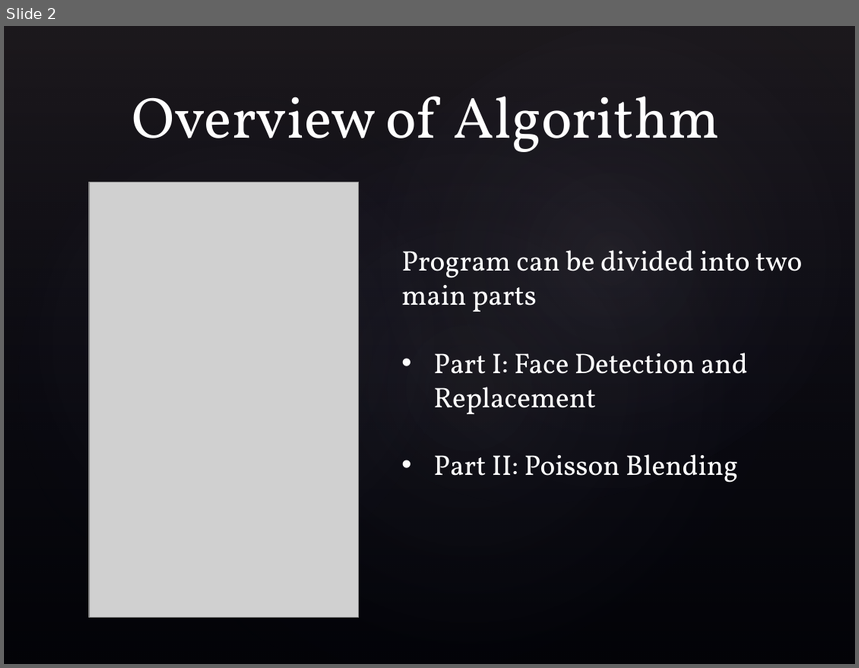
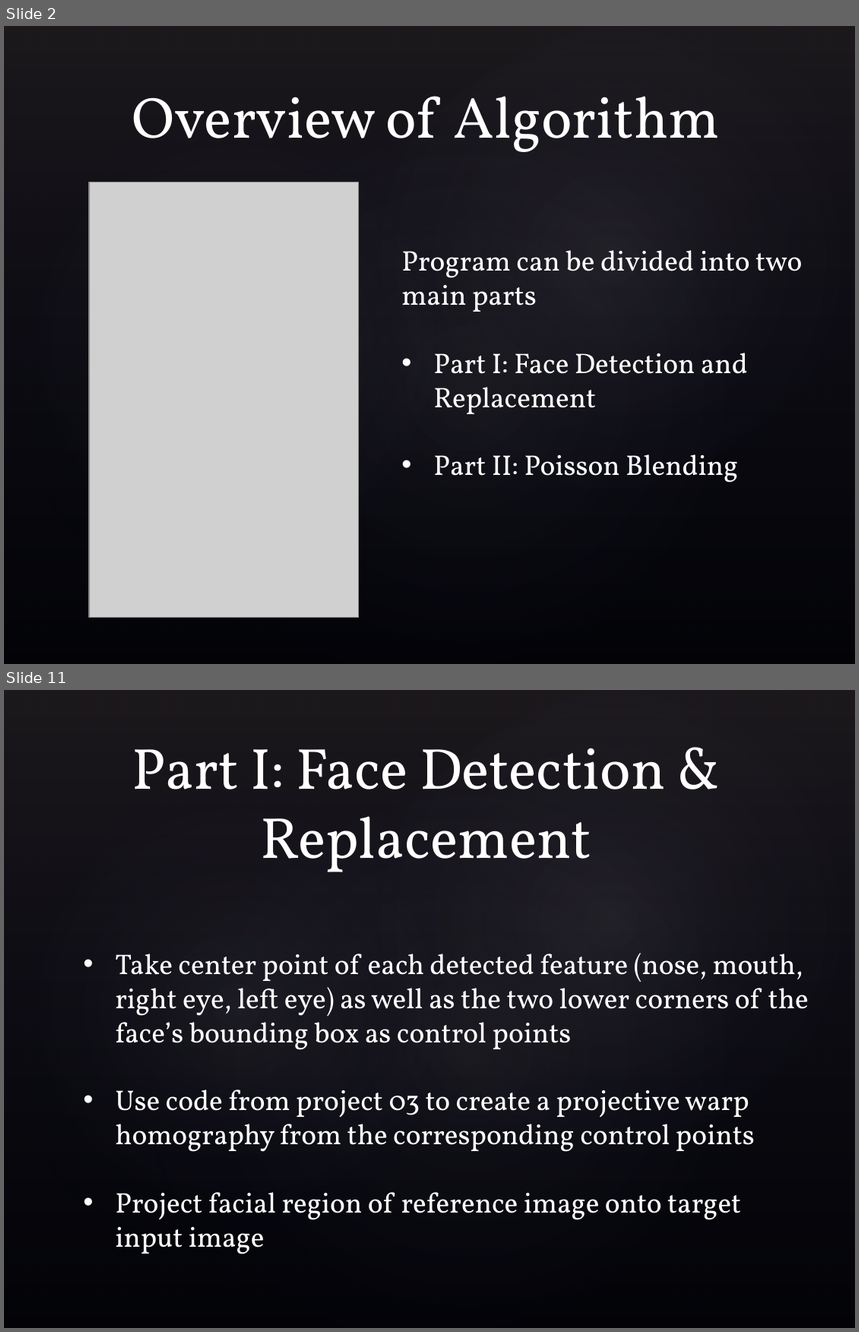
Before and after one commit to rarietta/FaceReplacement, a slide deck: FinalReport/Automatic Face Detection & Replacement Slideshow.pptx. Shown one above the other, each under a label of ours: slide 2 before the commit, slides 2 and 11 after it; the slides between them are not shown. The pictures are 859x668 and 859x1332 pixels, drawn with LibreOffice and Linux fonts; fonts in the diff are those of the drawing; grey boxes stand for pictures; background and template pictures are left out. Boxes give left, top, right and bottom in pixels: in the first picture for what was removed or moved away, otherwise in the second. Text is boxed around its words. In the diff, an @@ line names an element or a change of style, - is before the commit and + after.

Commit message:
Update face detection slides.

```diff
--- a/FinalReport/Automatic Face Detection & Replacement Slideshow.pptx
+++ b/FinalReport/Automatic Face Detection & Replacement Slideshow.pptx
@@ slide 11 added at bbox=[4, 690, 855, 1328], background picture (left out); not listed: 4 template elements that a slide beside it also shows @@
@@ title added at bbox=[132, 748, 666, 872], 49 pt, text #FFFFFF @@
+Part I: Face Detection & Replacement
@@ text added at bbox=[115, 953, 809, 1255], 24 pt, text #FFFFFF @@
+• Take center point of each detected feature (nose, mouth, right eye, left eye) as well as the two lower corners of the face’s bounding box as control points
+• Use code from project 03 to create a projective warp homography from the corresponding control points
+• Project facial region of reference image onto target input image
```
Also in this commit, not shown: 10 other slides added, 3 slides removed, 15 other files.
